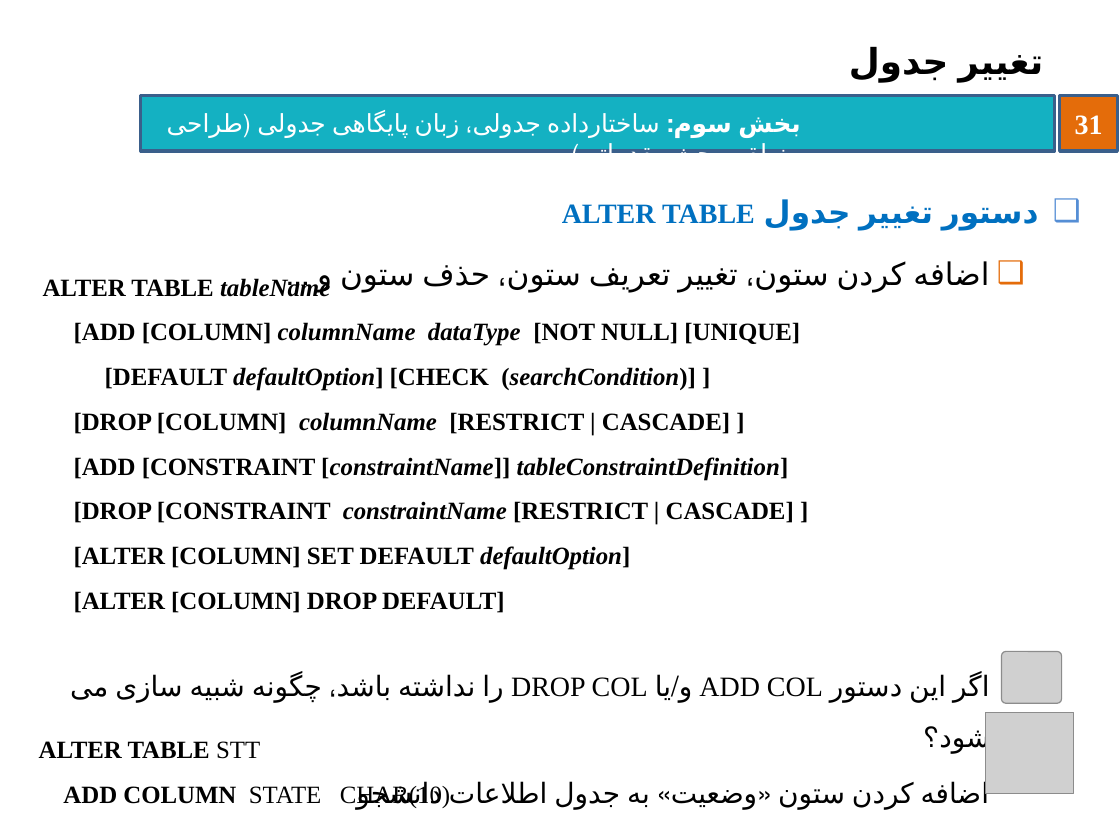
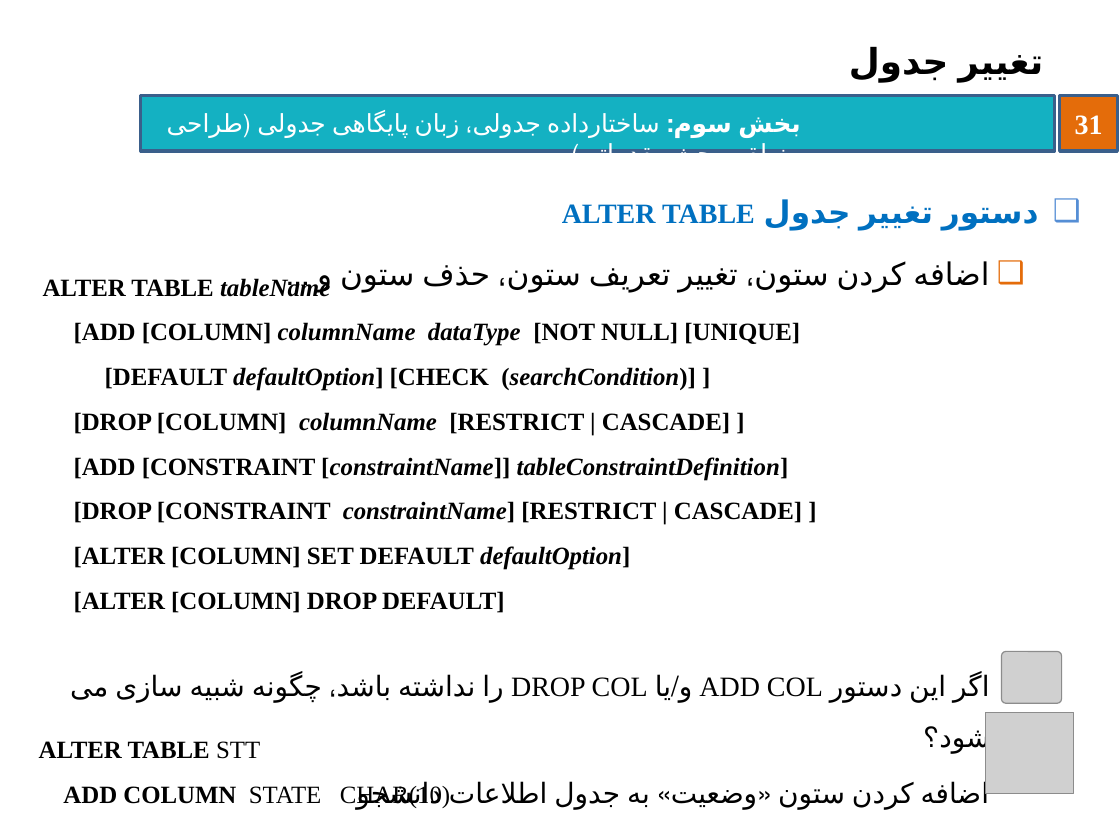
Before and after one commit to behnamhatami/DB-Slides, a slide deck: slide 31 of 3-DB-LogicalDesign.pptx. Drawn at 1120x840 pixels with LibreOffice and Linux fonts; fonts in the diff are those of the drawing; grey boxes stand for pictures; background and template pictures are left out. Boxes give left, top, right and bottom in pixels: in the first picture for what was removed or moved away, otherwise in the second. Text is boxed around its words. In the diff, an @@ line names an element or a change of style, - is before the commit and + after.

```diff
--- a/3-DB-LogicalDesign.pptx
+++ b/3-DB-LogicalDesign.pptx
@@ text at box(74, 501, 802, 523): text changed @@
-[DROP [CONSTRAINT constraintName [RESTRICT | CASCADE] ]
+[DROP [CONSTRAINT constraintName] [RESTRICT | CASCADE] ]
```
Also in this commit, not shown: 1 other slide changed, 1 other file.
